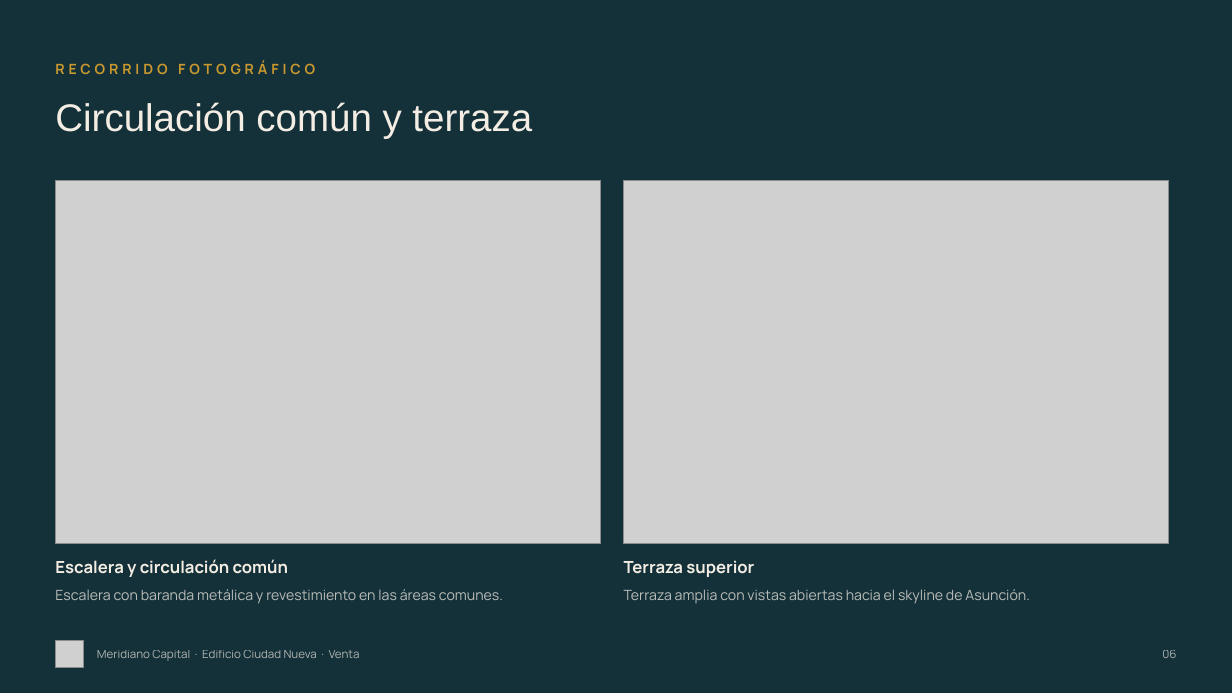
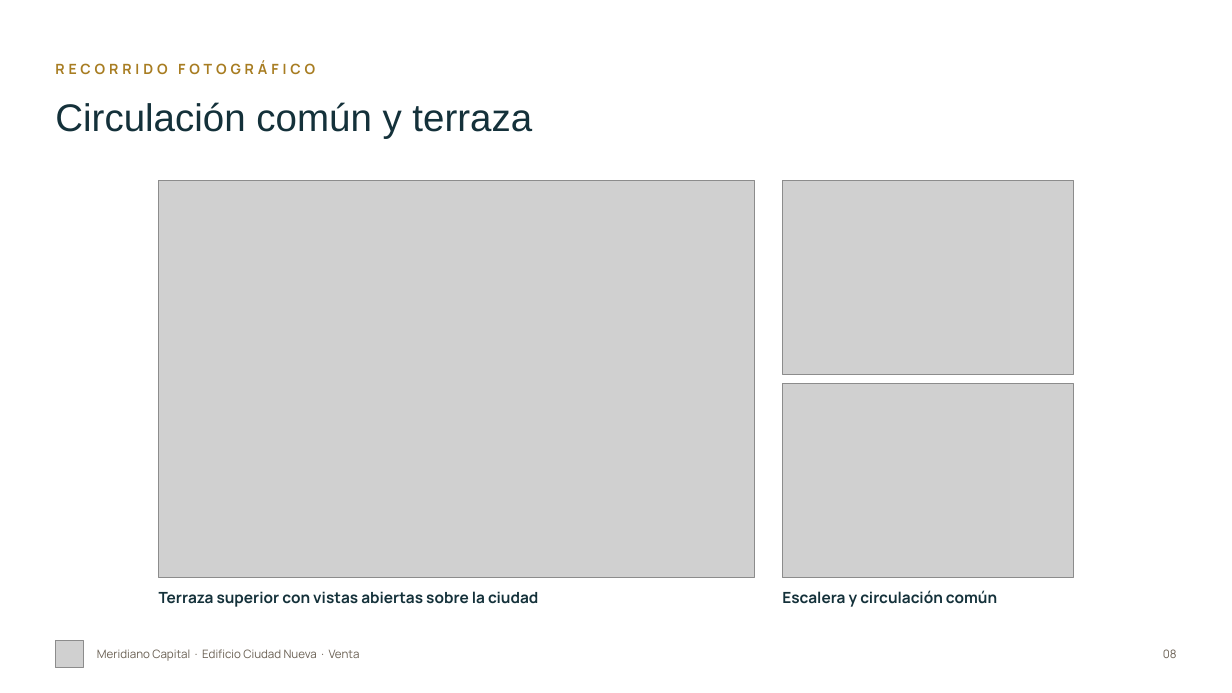
Before and after one commit to juanjosecastillo608/Meridiano-Capital, a slide deck: slide 8 of projects/edificio-ciudad-nueva/entregables/Edificio_Ciudad_Nueva_Meridiano_FINAL.pptx (slide 6 before the commit). Drawn at 1232x693 pixels with LibreOffice and Linux fonts; fonts in the diff are those of the drawing; grey boxes stand for pictures. Boxes give left, top, right and bottom in pixels: in the first picture for what was removed or moved away, otherwise in the second. Text is boxed around its words. In the diff, an @@ line names an element or a change of style, - is before the commit and + after.

```diff
--- a/projects/edificio-ciudad-nueva/entregables/Edificio_Ciudad_Nueva_Meridiano_FINAL.pptx
+++ b/projects/edificio-ciudad-nueva/entregables/Edificio_Ciudad_Nueva_Meridiano_FINAL.pptx
@@ background #14313A to #FFFFFF @@
@@ text "RECORRIDO FOTOGRÁFICO" at bbox=[55, 61, 315, 74]: text colour #C9982E to #A87D22 @@
@@ text "Circulación común y terraza" at bbox=[55, 102, 532, 138]: text colour #F3EDE3 to #14313A @@
@@ picture: place and size @@
-picture at bbox=[624, 180, 1169, 543]
+picture at bbox=[159, 180, 755, 578]
@@ picture: place and size @@
-picture at bbox=[55, 180, 601, 543]
+picture at bbox=[783, 180, 1074, 374]
@@ picture added at bbox=[783, 384, 1074, 578] @@
@@ text removed at bbox=[624, 560, 754, 577] @@
-Terraza superior
@@ text removed at bbox=[55, 589, 503, 604] @@
-Escalera con baranda metálica y revestimiento en las áreas comunes.
@@ text added at bbox=[159, 591, 538, 607], 12 pt, text #14313A, bold @@
+Terraza superior con vistas abiertas sobre la ciudad
@@ text removed at bbox=[624, 589, 1029, 603] @@
-Terraza amplia con vistas abiertas hacia el skyline de Asunción.
@@ text "Escalera y circulación común": place and size @@
-text "Escalera y circulación común" at bbox=[55, 559, 288, 577]
+text "Escalera y circulación común" at bbox=[782, 590, 997, 607]
@@ text "Escalera y circulación común" at bbox=[782, 590, 997, 607]: size 13 to 12 pt, text colour #F3EDE3 to #14313A @@
@@ text "Meridiano Capital · Edificio Ciudad ..." at bbox=[97, 649, 360, 661]: text colour #F3EDE3 at 70% opacity to #6B6154 @@
@@ text at bbox=[1163, 649, 1177, 658]: text changed; text colour #F3EDE3 at 70% opacity to #6B6154 @@
-06
+08
```
Also in this commit, not shown: 11 other slides changed, 2 slides added, 32 other files.
